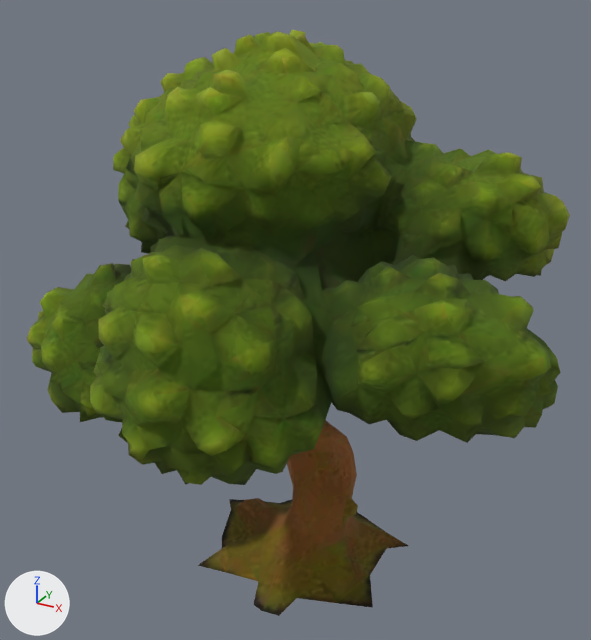
Before and after pictures for a commit that changed the glTF model public/models/foliage/oak_1.glb.
Both versions are drawn from a camera (50 mm lens) standing at (4.75, -8.66, 7.75) and looking at (0.08, -0.16, 3.5). The lights are fixed; the arrows at lower left show +X, +Y and +Z. The older version comes first. Where no turn or scale is listed for an object, it has been applied to the vertices. Vertices at exactly the same position are counted once.

Names of what the first picture shows: 'Fable_oak_1'.
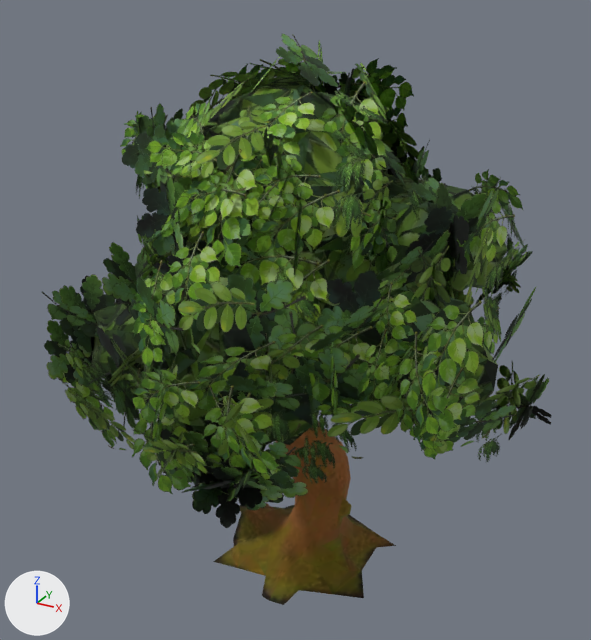
Changed parts and their boxes (x1, y1, x2, y2) in the pictures (591 x 640 px; the box of a moved part takes in the faces that stretch with it):
```json
{"object": "Fable_oak_1", "change": "surface changed, reshaped, moved", "before": [27, 30, 570, 616], "after": [42, 34, 552, 605], "on screen": "6% narrower"}
{"part": 1, "of": "me_fable_oak_1", "change": "moved or reshaped", "before": [198, 420, 408, 616], "after": [214, 421, 396, 605]}
{"part": 2, "of": "me_fable_oak_1", "change": "rebuilt", "before": [27, 30, 570, 485], "after": [90, 84, 507, 447], "on screen": "23% narrower, 20% shorter"}
{"part": 3, "of": "me_fable_oak_1", "change": "added", "after": [42, 34, 552, 528], "on screen": "green"}
```

Scene script edits in JSON lines:
```json
{"op": "add", "block": "img_fable_leafcards_broadleaf", "code": ["img_fable_leafcards_broadleaf = load_image('Fable_LeafCards_Broadleaf', '_unpacked/Fable_LeafCards_Broadleaf', 1024, 1024, 'sRGB')"]}
{"block": "mat_leaves_normaltree", "where": "n4 = _N.new('ShaderNodeTexImage'); n4.name = 'Image Texture'"}
{"op": "set", "path": "n4.image", "old": "img_fable_oak_1", "new": "img_fable_leafcards_broadleaf"}
{"block": "me_fable_oak_1", "where": "# used by ob_fable_oak_1; location = (0.19, -0.13, 3.39)"}
{"op": "remove", "block": "me_fable_oak_1", "code": "me_fable_oak_1.from_pydata(...)  # 2120 vertices, 4093 faces; spans x -3.35..3.35, y -3.32..3.32, z -3.63..3.63"}
{"op": "add", "block": "me_fable_oak_1", "code": "me_fable_oak_1.from_pydata(...)  # 2401 vertices, 2299 faces; spans x -3.37..3.37, y -3.3..3.3, z -3.63..3.63"}
{"block": "me_fable_oak_1", "change": "me_fable_oak_1 part 1: the loose piece of 318 vertices spanning x -2.26..1.92, y -1.89..2.07, z -3.63..1.2 is scaled about its middle by (0.868, 0.869, 0.947), then moved by (-0.05, -0.01, -0.13)"}
{"block": "me_fable_oak_1", "change": "me_fable_oak_1 part 2: the loose piece of 1802 vertices spanning x -3.35..3.35, y -3.32..3.32, z -1.04..3.63 is rebuilt with 503 vertices and now spans x -2.76..2.59, y -2.62..2.66, z -1.0..3.03"}
{"block": "me_fable_oak_1", "change": "me_fable_oak_1 part 3: 1580 vertices added at x -3.37..3.37, y -3.3..3.3, z -1.84..3.63"}
{"op": "set", "path": "ob_fable_oak_1.location", "old": "(0.19, -0.13, 3.39)", "new": "(0.26, -0.1, 3.39)"}
```
